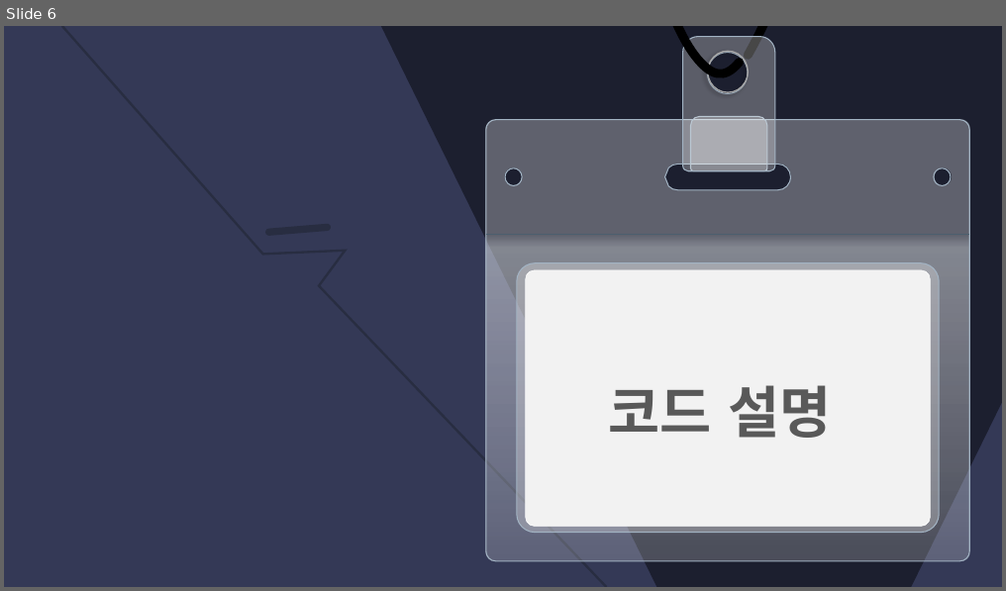
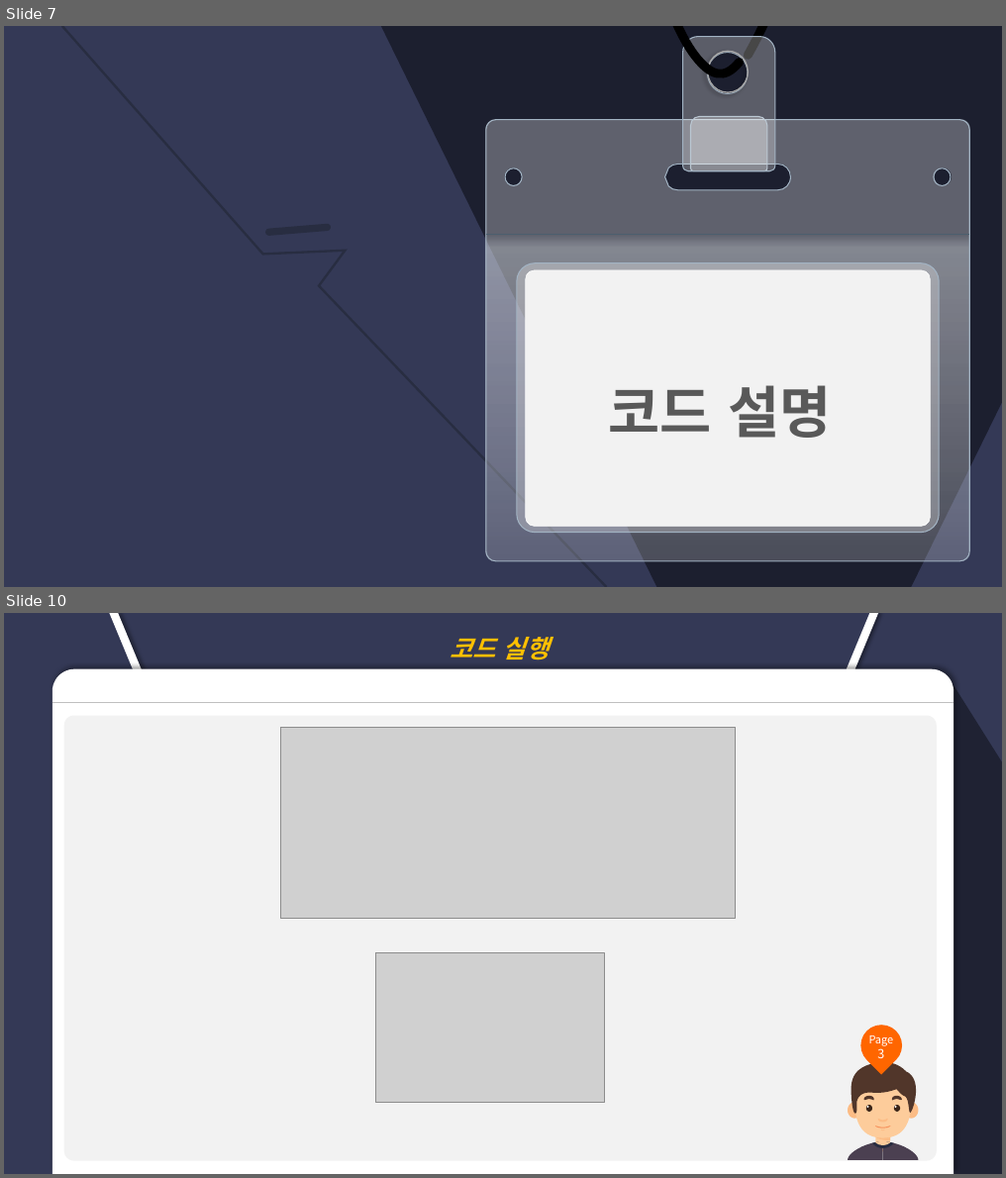
Before and after one commit to chenzijian0/Linux_SnakeGame, a slide deck: Snake_game.pptx. Shown one above the other, each under a label of ours: slide 6 before the commit, slides 7 and 10 after it; the slides between them are not shown. The pictures are 1006x591 and 1006x1178 pixels, drawn with LibreOffice and Linux fonts; fonts in the diff are those of the drawing; grey boxes stand for pictures. Boxes give left, top, right and bottom in pixels: in the first picture for what was removed or moved away, otherwise in the second. Text is boxed around its words. In the diff, an @@ line names an element or a change of style, - is before the commit and + after.

```diff
--- a/Snake_game.pptx
+++ b/Snake_game.pptx
@@ slide 10 added at bbox=[4, 613, 1002, 1174], background #343956 @@
@@ parallelogram added at bbox=[110, 613, 150, 690], fill #FFFFFF @@
@@ text added at bbox=[450, 637, 548, 661], 24 pt, text #FFC000, bold, italic @@
+코드 실행
@@ parallelogram added at bbox=[838, 613, 878, 690], fill #FFFFFF @@
@@ round same rect added at bbox=[53, 669, 954, 1174], fill #FFFFFF @@
@@ freeform shape added at bbox=[583, 678, 1002, 1174], fill #000000 at 40% opacity @@
@@ line added from (53, 703) to (954, 703), #BFBFBF 0.5 pt @@
@@ rounded rectangle added at bbox=[63, 716, 937, 1161], fill #F2F2F2 @@
@@ picture added at bbox=[280, 728, 735, 919] @@
@@ picture added at bbox=[376, 954, 604, 1103] @@
@@ teardrop added at bbox=[852, 1017, 911, 1075], fill #FF6600 @@
@@ text added at bbox=[869, 1036, 894, 1059], 10.5 pt, text #FFFFFF @@
+Page
+3
@@ group added at bbox=[847, 1062, 919, 1160]: 18 freeform shapes, 1 rectangle @@
@@ what was slide 6 is now slide 7 @@
```
Also in this commit, not shown: 9 slides changed, 2 other slides added, 5 other files.
